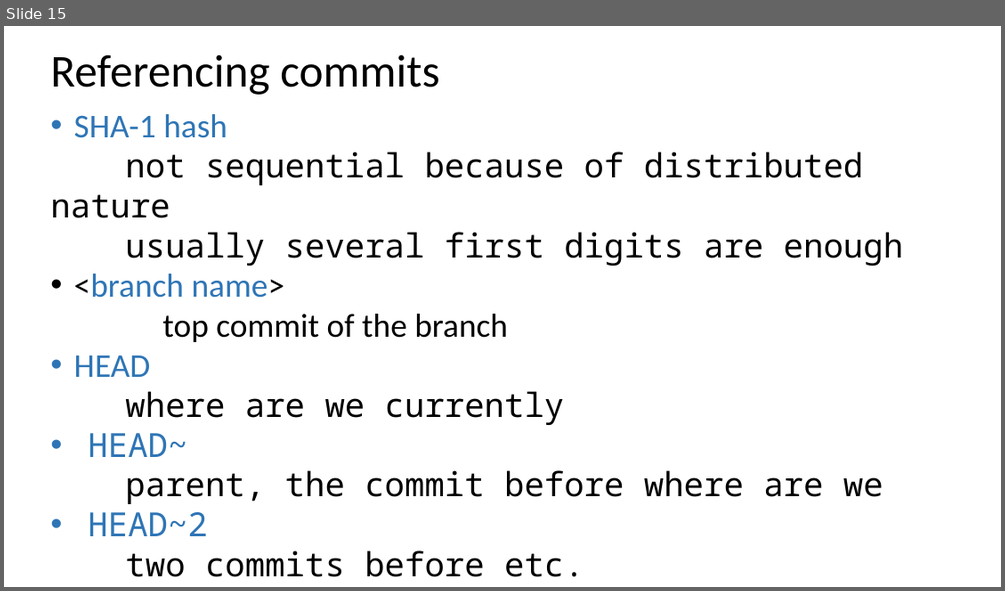
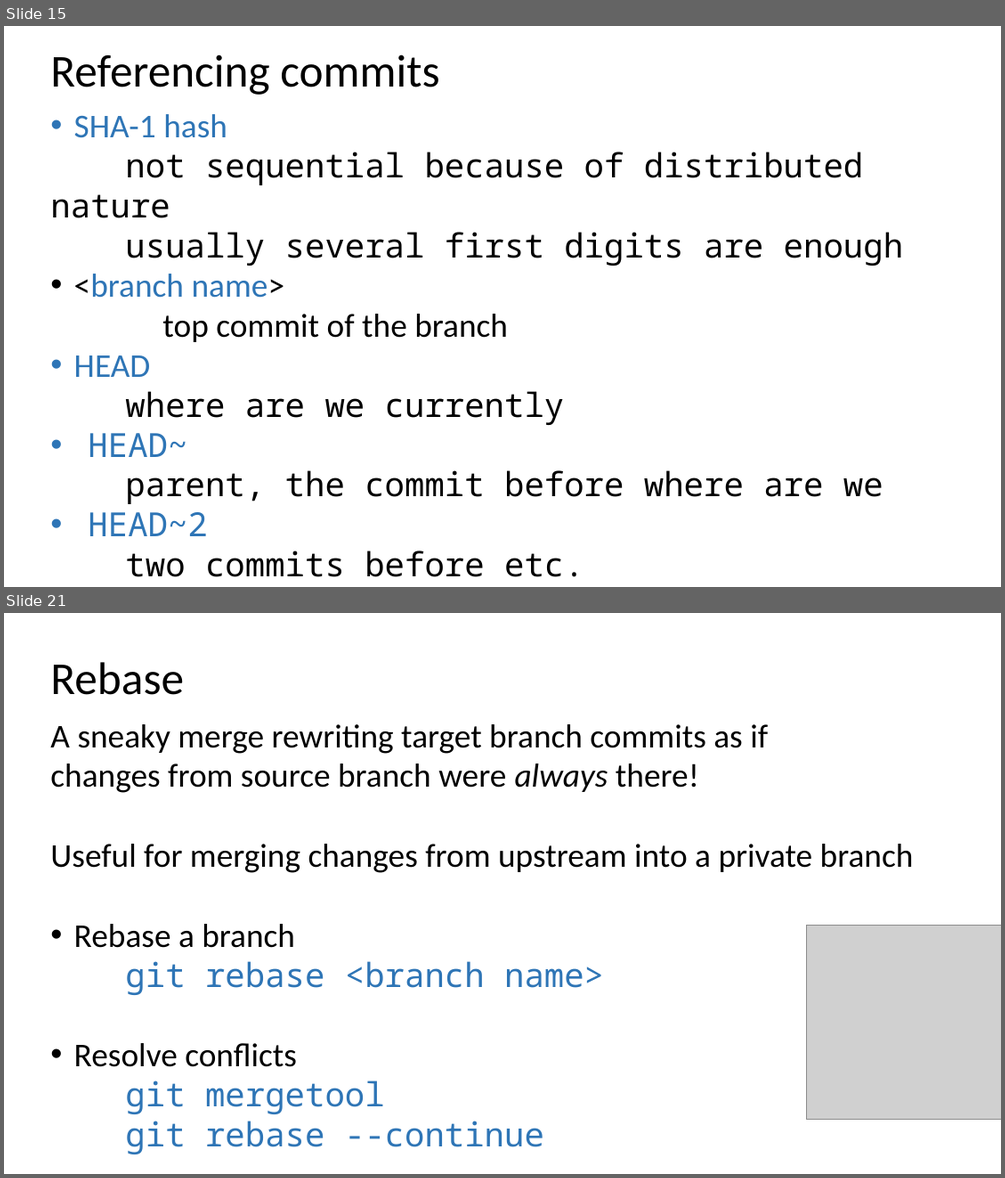
Before and after one commit to ogvolkov/git-101, a slide deck: git101.pptx. Shown one above the other, each under a label of ours: slide 15 before the commit, slides 15 and 21 after it; the slides between them are not shown. The pictures are 1005x591 and 1005x1178 pixels, drawn with LibreOffice and Linux fonts; fonts in the diff are those of the drawing; grey boxes stand for pictures. Boxes give left, top, right and bottom in pixels: in the first picture for what was removed or moved away, otherwise in the second. Text is boxed around its words. In the diff, an @@ line names an element or a change of style, - is before the commit and + after.

Commit message:
Changes about merging

```diff
--- a/git101.pptx
+++ b/git101.pptx
@@ slide 21 added at (4,613,1001,1174), background #FFFFFF @@
@@ text added at (50,662,184,695), 44 pt, text #000000 @@
+Rebase
@@ text added at (50,724,914,1154), 32 pt, text #000000 @@
+A sneaky merge rewriting target branch commits as if
+changes from source branch were always there!
+Useful for merging changes from upstream into a private branch
+• Rebase a branch
+git rebase <branch name>
+• Resolve conflicts
+git mergetool
+git rebase --continue
@@ picture added at (807,925,1001,1119) @@
```
Also in this commit, not shown: 7 slides changed, 4 other slides added, 1 slide removed.
